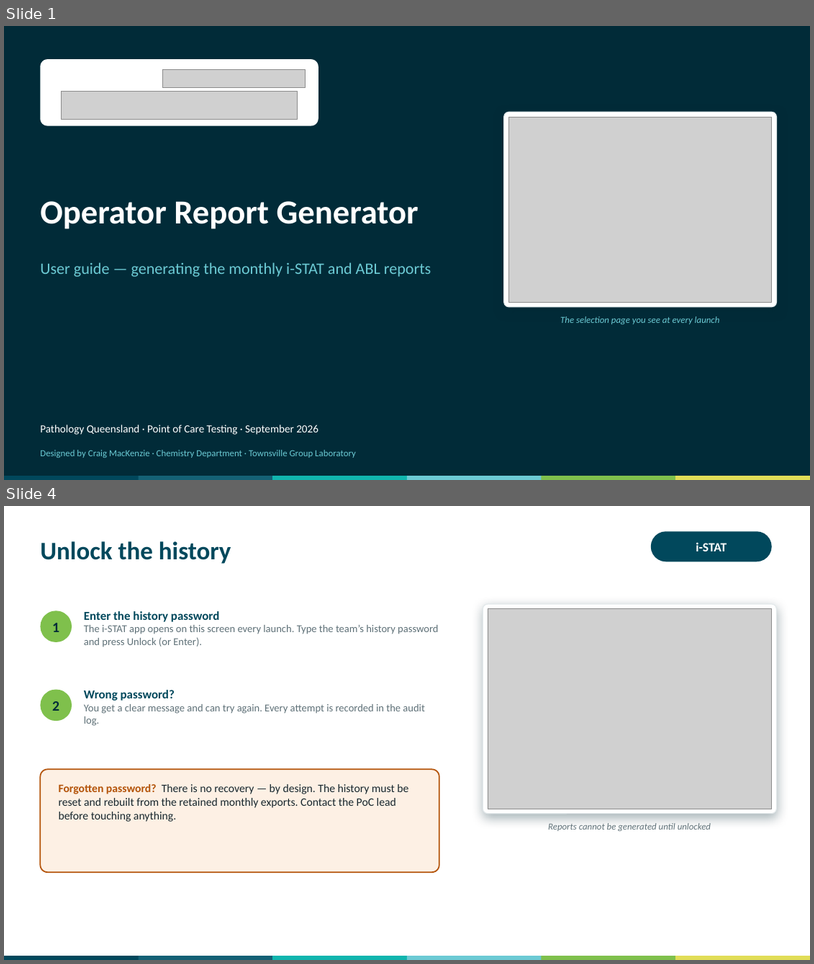
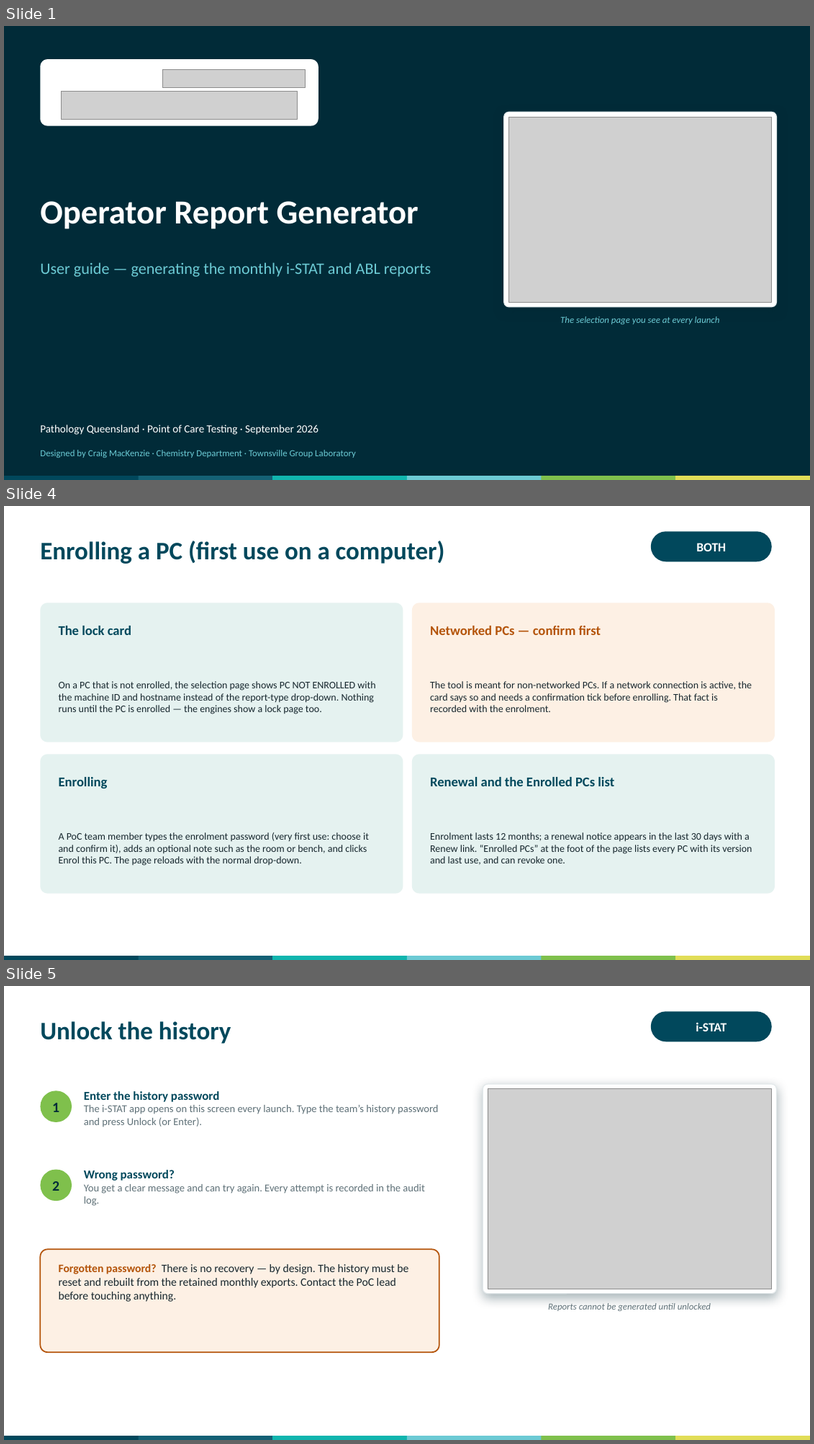
Before and after one commit to swornsealed/Report-app, a slide deck: PQ_Report_Generator_User_Guide.pptx. Shown one above the other, each under a label of ours: slides 1 and 4 before the commit, slides 1, 4 and 5 after it; the slides between them are not shown. The pictures are 814x964 and 814x1444 pixels, drawn with LibreOffice and Linux fonts; fonts in the diff are those of the drawing; grey boxes stand for pictures. Boxes give left, top, right and bottom in pixels: in the first picture for what was removed or moved away, otherwise in the second. Text is boxed around its words. In the diff, an @@ line names an element or a change of style, - is before the commit and + after.

```diff
--- a/PQ_Report_Generator_User_Guide.pptx
+++ b/PQ_Report_Generator_User_Guide.pptx
@@ slide 4 added at (4,506,810,960), background #FFFFFF @@
@@ text added at (40,541,445,564), 30 pt, text #01485C, bold @@
+Enrolling a PC (first use on a computer)
@@ rounded rectangle added at (651,531,772,561), fill #01485C @@
@@ text added at (697,543,726,551), 15 pt, text #FFFFFF, bold @@
+BOTH
@@ rounded rectangle added at (40,602,404,742), fill #E5F2F0 @@
@@ rounded rectangle added at (412,602,775,742), fill #FDF0E4 @@
@@ text added at (59,626,131,635), 16 pt, text #01485C, bold @@
+The lock card
@@ text added at (430,626,601,635), 16 pt, text #B4540A, bold @@
+Networked PCs — confirm first
@@ text added at (59,681,376,714), 12 pt, text #17272E @@
+On a PC that is not enrolled, the selection page shows PC NOT ENROLLED with the machine ID and hostname instead of the report-type drop-down. Nothing runs until the PC is enrolled — the engines show a lock page too.
@@ text added at (430,681,752,712), 12 pt, text #17272E @@
+The tool is meant for non-networked PCs. If a network connection is active, the card says so and needs a confirmation tick before enrolling. That fact is recorded with the enrolment.
@@ rounded rectangle added at (40,754,404,893), fill #E5F2F0 @@
@@ rounded rectangle added at (412,754,775,893), fill #E5F2F0 @@
@@ text added at (59,777,108,788), 16 pt, text #01485C, bold @@
+Enrolling
@@ text added at (430,777,615,786), 16 pt, text #01485C, bold @@
+Renewal and the Enrolled PCs list
@@ text added at (59,832,369,865), 12 pt, text #17272E @@
+A PoC team member types the enrolment password (very first use: choose it and confirm it), adds an optional note such as the room or bench, and clicks Enrol this PC. The page reloads with the normal drop-down.
@@ text added at (430,832,752,865), 12 pt, text #17272E @@
+Enrolment lasts 12 months; a renewal notice appears in the last 30 days with a Renew link. “Enrolled PCs” at the foot of the page lists every PC with its version and last use, and can revoke one.
@@ rectangle added at (4,955,139,960), fill #01485C @@
@@ rectangle added at (139,955,273,960), fill #146175 @@
@@ rectangle added at (273,955,407,960), fill #11B5AE @@
@@ rectangle added at (407,955,543,960), fill #6CCAD4 @@
@@ rectangle added at (542,955,676,960), fill #7FC04C @@
@@ rectangle added at (676,955,810,960), fill #E1DD57 @@
@@ what was slide 4 is now slide 5 @@
```
Also in this commit, not shown: 3 slides changed, 11 other files.
